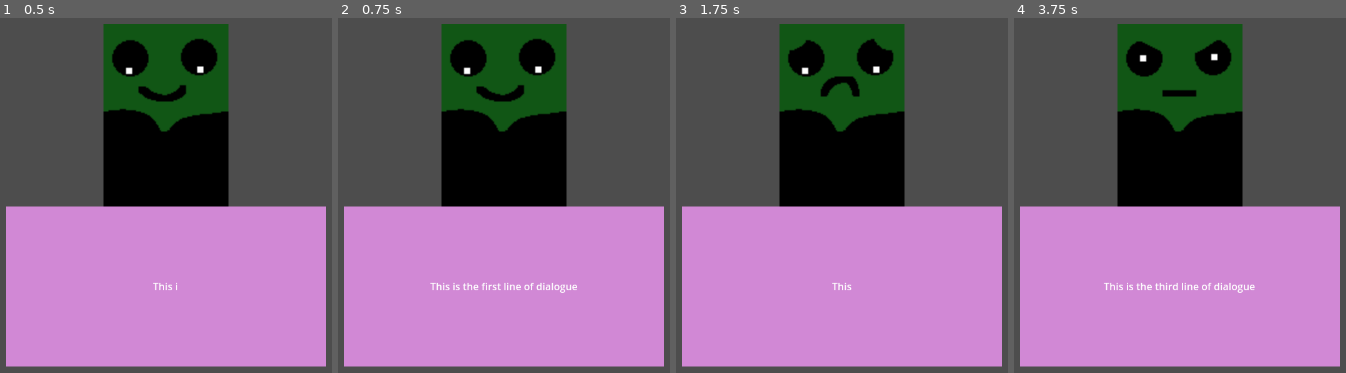
Above: before the commit, frames 1-4 (left to right).
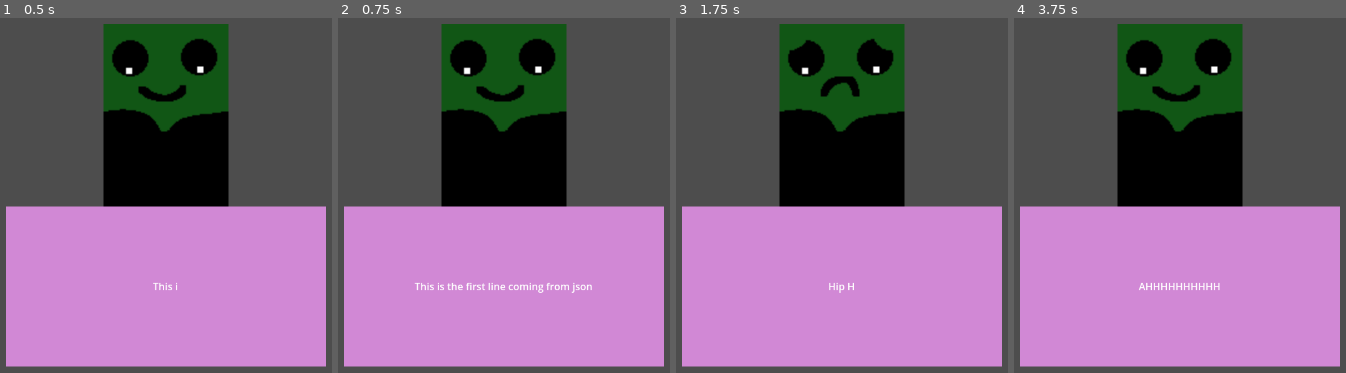
Above: after the commit, the same moments.

Repository: TurkeuBacon/CMPM170_Sprint4
Game: Godot game, scene res://Scenes/main_game_scene.tscn
Two runs of this game, one before a commit and one after it. Both use one fixed random seed, a clock stepped at 60 frames per second and the inputs below.
Inputs (mouse positions are in pixels of both pictures, inside the frame that each line leads up to):
- Up to frame 1 (0.5 s): no input
- Up to frame 2 (0.75 s): tap Enter at 0.5 s; move the mouse to (outside the picture) at 0.52 s; press the mouse at (outside the picture) at 0.53 s
- Up to frame 3 (1.75 s): tap Space at 1.25 s; move the mouse to (682, 170) at 1.27 s; release the mouse at (682, 170) at 1.28 s; click (682, 170) at 1.35 s
- Up to frame 4 (3.75 s): tap Enter at 2, 3.5 s; move the mouse to (1259, 49) at 2.02 s; press the mouse at (1259, 49) at 2.03 s; tap Space at 2.75 s; move the mouse to (1140, 238) at 2.77 s; release the mouse at (1140, 238) at 2.78 s; click (1140, 238) at 2.85 s; move the mouse to (outside the picture) at 3.52 s; press the mouse at (outside the picture) at 3.53 s

Frame 1 is identical in both runs. In frame 2, 0.6% of the frame differs, in the area x 23-77%, y 74-78%; in frame 3, 0.1%; in frame 4, 1.2%, in the area x 27-73%, y 5-78%.

Commit message:
JSON Loading

Diff:
--- a/JSON/dialoge_json_test.json
+++ b/JSON/dialoge_json_test.json
@@ -3,10 +3,13 @@
 	"initial_dialogue": "text_1",
 	"text_1": {
 		"lines": [
-			"", "", ""
+			"This is the first line coming from json", "Hip Hip Horray", "AHHHHHHHHHH"
 		],
 		"speeds": [
-			1, 1, 1
+			10, 10, 10
+		],
+		"expressions": [
+			"happy", "sad", "happy"
 		],
 		"options": ["go_text_2", "go_text_3"],
 		"next_dialogue": ["text_2", "text_3"]
@@ -16,19 +19,25 @@
 			"", "", ""
 		],
 		"speeds": [
-			1, 1, 1
+			10, 10, 10
+		],
+		"expressions": [
+			"mad", "happy", "mad"
 		],
 		"options": [],
-		"next_dialogue": "end"
+		"next_dialogue": ["end"]
 	},
 	"text_3": {
 		"lines": [
 			"", "", ""
 		],
 		"speeds": [
-			1, 1, 1
+			10, 10, 10
+		],
+		"expressions": [
+			"mad", "sad", "mad"
 		],
 		"options": [],
-		"next_dialogue": "end"
+		"next_dialogue": ["end"]
 	},
 }
--- a/Scenes/main_game_scene.tscn
+++ b/Scenes/main_game_scene.tscn
@@ -1,10 +1,11 @@
-[gd_scene load_steps=6 format=3 uid="uid://cv8kaqnaoswld"]
+[gd_scene load_steps=7 format=3 uid="uid://cv8kaqnaoswld"]
 
 [ext_resource type="Script" path="res://Scripts/textbox.gd" id="1_rcloj"]
 [ext_resource type="Texture2D" uid="uid://dsxg8frhuljkb" path="res://Textures/TextBackingTex.png" id="2_nwmx0"]
 [ext_resource type="Script" path="res://Scripts/dilogue_manager.gd" id="3_xkt7o"]
 [ext_resource type="Script" path="res://Scripts/frankie.gd" id="4_2ovx8"]
 [ext_resource type="Texture2D" uid="uid://dk30btvunhapg" path="res://Textures/happy.png" id="4_dtdkw"]
+[ext_resource type="JSON" path="res://JSON/dialoge_json_test.json" id="6_yyi3k"]
 
 [node name="MainGameScene" type="Node2D"]
 
@@ -40,3 +41,4 @@
 
 [node name="DialogueManager" type="Node" parent="."]
 script = ExtResource("3_xkt7o")
+dialogue_json = ExtResource("6_yyi3k")
--- a/Scripts/dialogue.gd
+++ b/Scripts/dialogue.gd
@@ -3,6 +3,8 @@
 var text_segments: Array;
 var text_speeds: Array;
 var expressions: Array;
+var options: Array;
+var next_dialogue: Array;
 var in_progress: bool;
 var typing_text: bool;
 var current_textbox: TextBox;
@@ -10,10 +12,12 @@
 var dialogue_index: int;
 var line_finish_callback = Callable(self, "line_finish");
 
-func _init(text_segments, text_speeds, expressions):
+func _init(text_segments: Array, text_speeds: Array, expressions: Array, options: Array, next_dialogue: Array):
 	self.text_segments = text_segments;
 	self.text_speeds = text_speeds;
 	self.expressions = expressions;
+	self.options = options;
+	self.next_dialogue = next_dialogue;
 	self.in_progress = false;
 	self.typing_text = false;
 
--- a/Scripts/dilogue_manager.gd
+++ b/Scripts/dilogue_manager.gd
@@ -2,19 +2,43 @@
 
 class_name DialogueManager
 
-var test_dialogue: Dialogue;
+@export var dialogue_json: JSON;
+
+var dialogues: Dictionary;
+var current_dialogue: Dialogue;
 var textbox: TextBox;
 var frankie: Frankie;
 
 func _ready():
 	textbox = $"../Textbox";
 	frankie = $"../Frankie";
-	test_dialogue = Dialogue.new(
-		["This is the first line of dialogue", "This is the second line of dialogue", "This is the third line of dialogue"],
-		[0.1, 0.1, 0.1],
-		["happy", "sad", "mad"]);
-	test_dialogue.start_dialogue(textbox, frankie);
+	current_dialogue = load_dialogue_json(dialogue_json);
+	if(current_dialogue != null):
+		current_dialogue.start_dialogue(textbox, frankie);
 
 func _input(event):
 	if event.is_action_pressed("Click"):
-		test_dialogue.advance_dialogue();
+		if(current_dialogue != null):
+			current_dialogue.advance_dialogue();
+
+func load_dialogue_json(json: JSON) -> Dialogue:
+	dialogues = {};
+	var initial_dialogue_name = json.data.initial_dialogue;
+	add_dialogue(initial_dialogue_name, json.data);
+	return dialogues[initial_dialogue_name];
+
+func add_dialogue(key: String, json_data):
+	if(key.substr(0, 3).to_lower() == "end"):
+		return;
+	var entry = json_data[key];
+	var next_dialogues = entry.next_dialogue;
+	dialogues[key] = Dialogue.new(
+		entry.lines,
+		entry.speeds,
+		entry.expressions,
+		entry.options,
+		next_dialogues
+	);
+	for next_dialogue in next_dialogues:
+		if(!dialogues.has(next_dialogue)):
+			add_dialogue(next_dialogue, json_data);
--- a/Scripts/textbox.gd
+++ b/Scripts/textbox.gd
@@ -13,13 +13,15 @@
 
 func type_text(text, speed, completion_callback: Callable) -> void:
 	text_display.text = "";
+	if(speed <= 0):
+		speed = 0.000001;
 	for character in text:
 		if(cancel_typing_flag):
 			cancel_typing_flag = false;
 			return;
 		text_display.text += character;
 		if(character != " "):
-			await get_tree().create_timer(speed).timeout
+			await get_tree().create_timer(1/speed).timeout
 	completion_callback.call();
 
 func force_text(text) -> void:
